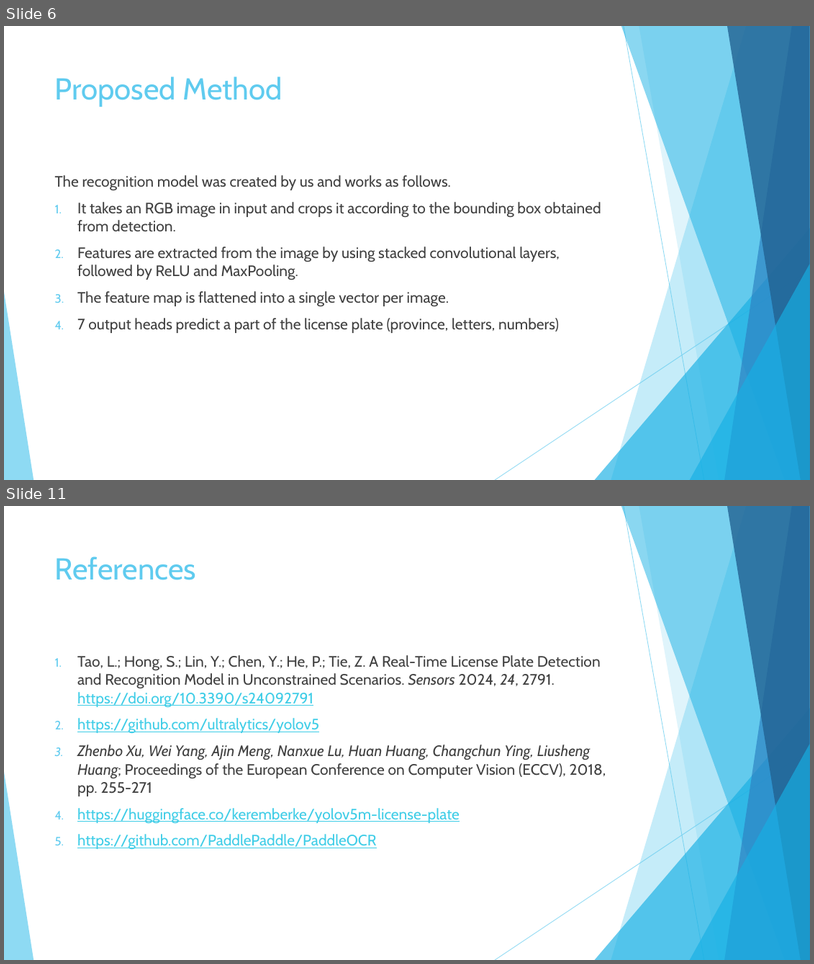
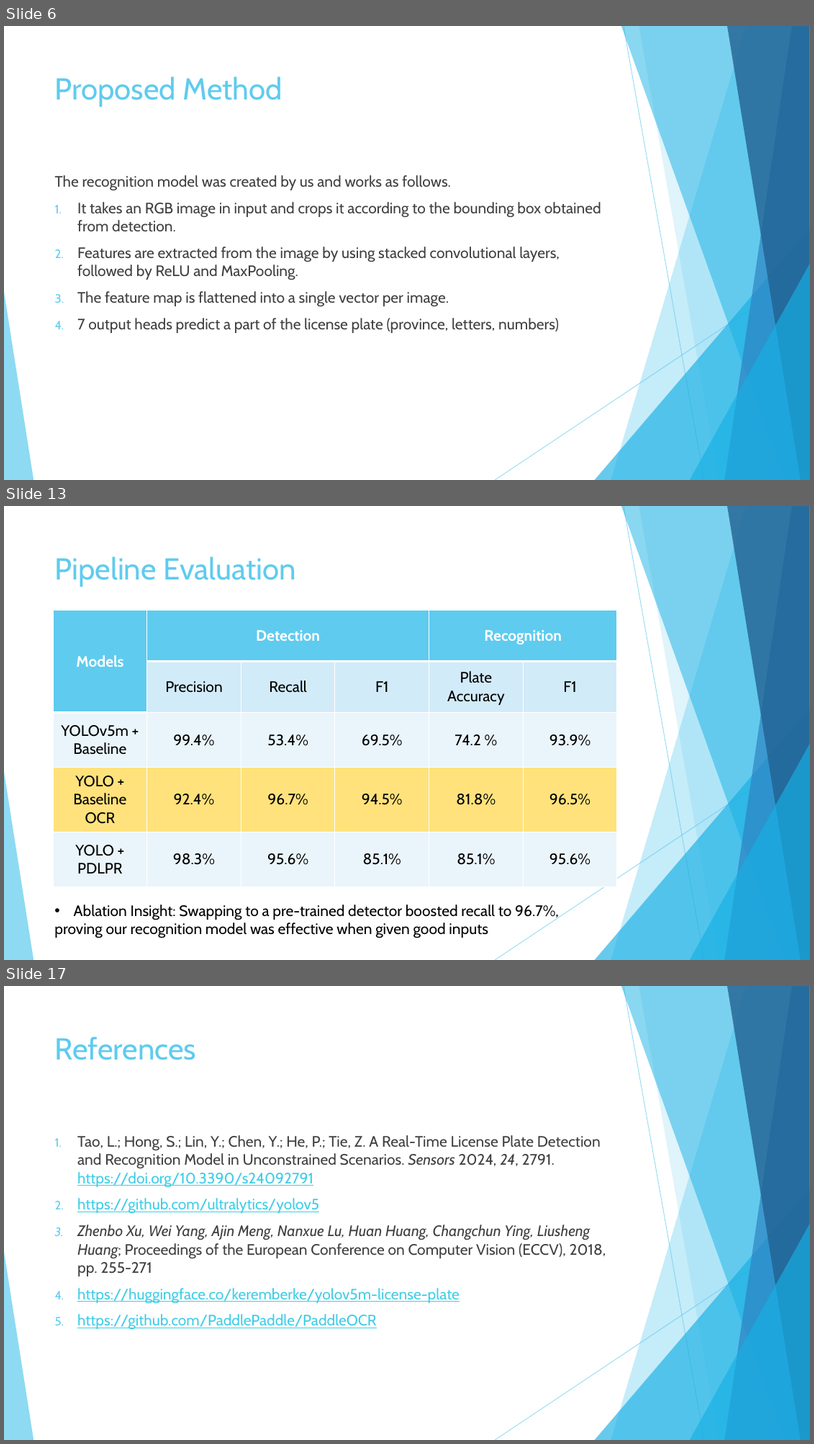
Before and after one commit to onorio21/CV_License_plate_detection_recognition, a slide deck: LicensePlatePresentation.pptx. Shown one above the other, each under a label of ours: slides 6 and 11 before the commit, slides 6, 13 and 17 after it; the slides between them are not shown. The pictures are 814x964 and 814x1444 pixels, drawn with LibreOffice and Linux fonts; fonts in the diff are those of the drawing. Boxes give left, top, right and bottom in pixels: in the first picture for what was removed or moved away, otherwise in the second. Text is boxed around its words. In the diff, an @@ line names an element or a change of style, - is before the commit and + after.

```diff
--- a/LicensePlatePresentation.pptx
+++ b/LicensePlatePresentation.pptx
@@ slide 13 added at box(4, 506, 810, 960), background #FFFFFF; not listed: 10 template elements that a slide beside it also shows @@
@@ title added at box(55, 556, 296, 587), 36 pt, text #5FCBEF @@
+Pipeline Evaluation
@@ table added at box(53, 610, 619, 886), 5 rows, 6 columns @@
+Models | Detection |  |  | Recognition | 
+ | Precision | Recall | F1 | Plate Accuracy | F1
+YOLOv5m + Baseline | 99.4% | 53.4% | 69.5% | 74.2 % | 93.9%
+YOLO + Baseline OCR | 92.4% | 96.7% | 94.5% | 81.8% | 96.5%
+YOLO + PDLPR | 98.3% | 95.6% | 85.1% | 85.1% | 95.6%
@@ text added at box(54, 904, 559, 938), 18 pt, text #000000 @@
+• Ablation Insight: Swapping to a pre-trained detector boosted recall to 96.7%,
+proving our recognition model was effective when given good inputs
@@ what was slide 11 is now slide 17 @@
```
Also in this commit, not shown: 4 slides changed, 7 other slides added, 2 slides removed.
